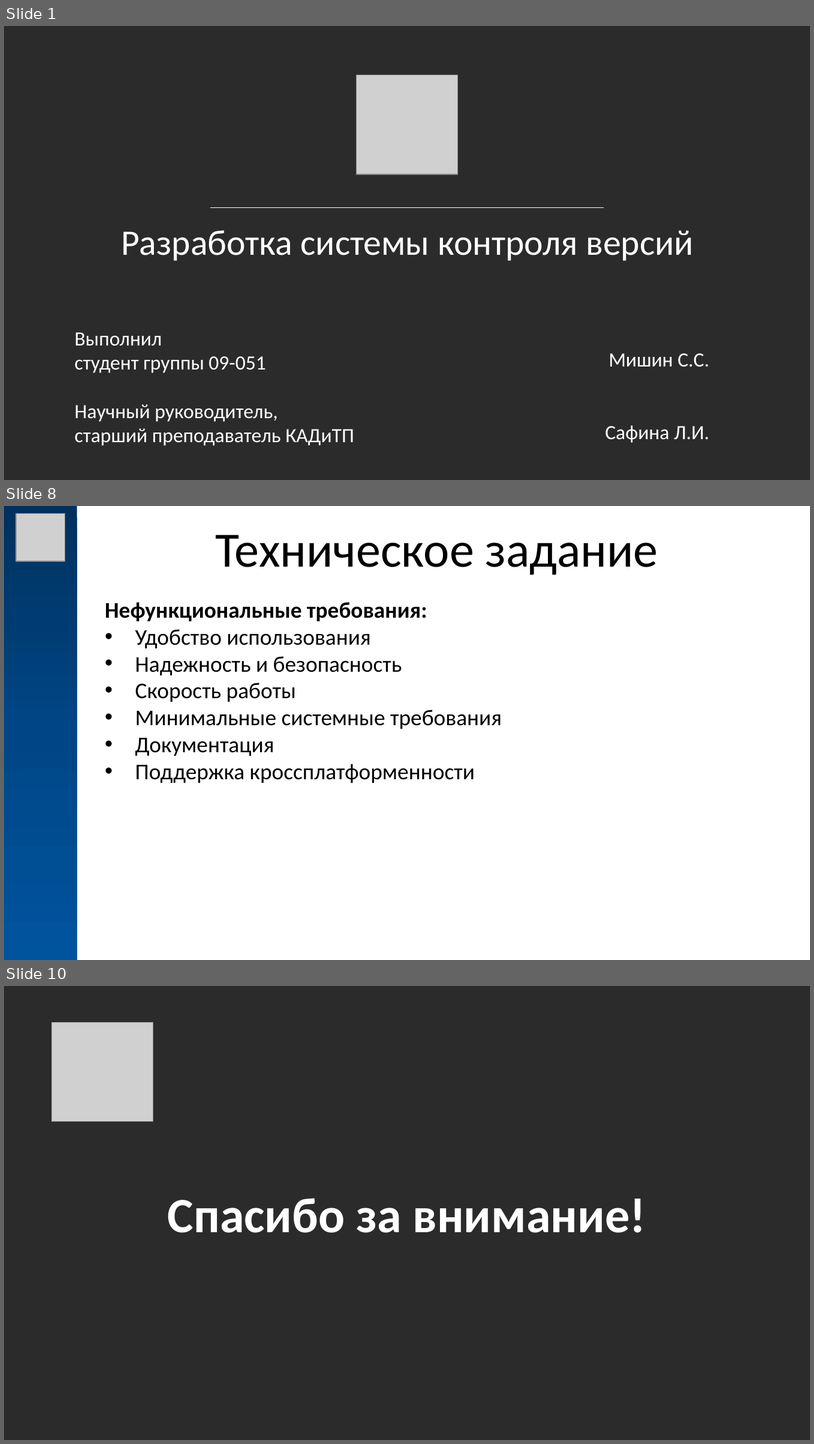
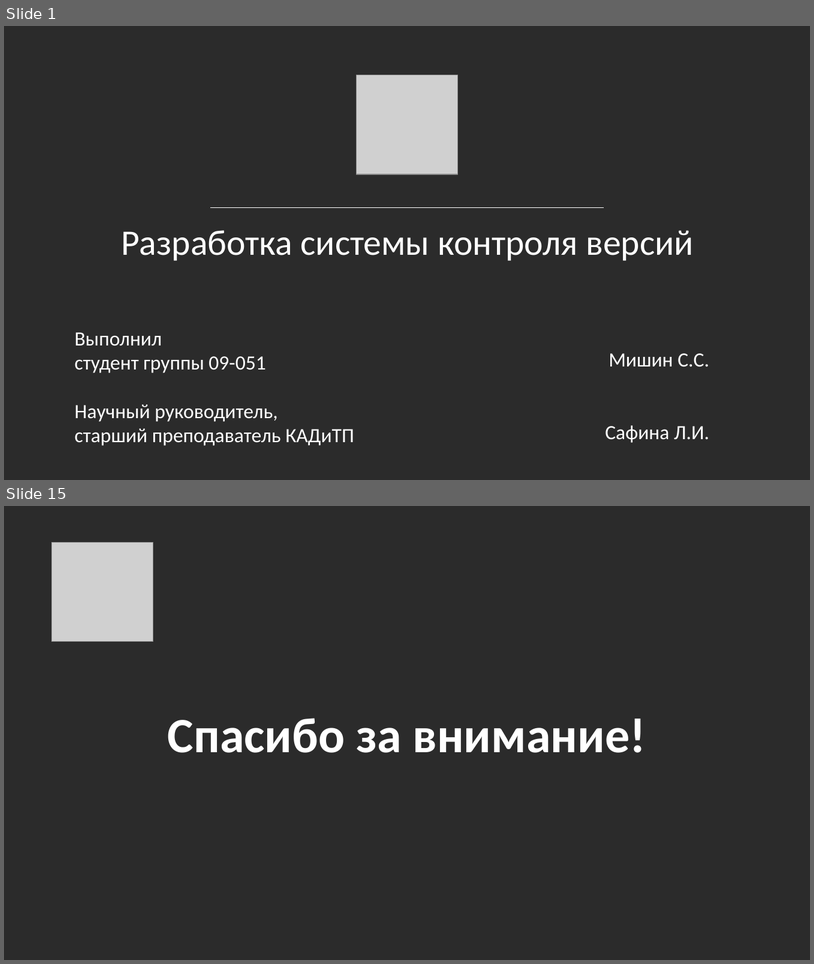
Before and after one commit to MrR3353/diplom, a slide deck: docs/Презентация в стиле КФУ.pptx. Shown one above the other, each under a label of ours: slides 1, 8 and 10 before the commit, slides 1 and 15 after it; the slides between them are not shown. The pictures are 814x1444 and 814x964 pixels, drawn with LibreOffice and Linux fonts; fonts in the diff are those of the drawing; grey boxes stand for pictures; background and template pictures are left out; a plain dark background stands for a picture behind light text. Boxes give left, top, right and bottom in pixels: in the first picture for what was removed or moved away, otherwise in the second. Text is boxed around its words. In the diff, an @@ line names an element or a change of style, - is before the commit and + after.

```diff
--- a/docs/Презентация в стиле КФУ.pptx
+++ b/docs/Презентация в стиле КФУ.pptx
@@ slide 8 removed at (4,506,810,960), background #FFFFFF @@
@@ rectangle removed at (4,506,77,959) @@
@@ picture removed at (16,514,65,562) @@
@@ text removed at (215,535,658,575) @@
-Техническое задание
@@ text removed at (105,602,502,783) @@
-Нефункциональные требования:
-• Удобство использования
-• Надежность и безопасность
-• Скорость работы
-• Минимальные системные требования
-• Документация
-• Поддержка кроссплатформенности
@@ what was slide 10 is now slide 15 @@
```
Also in this commit, not shown: 3 slides changed, 10 slides added, 4 other slides removed, 1 other file.
